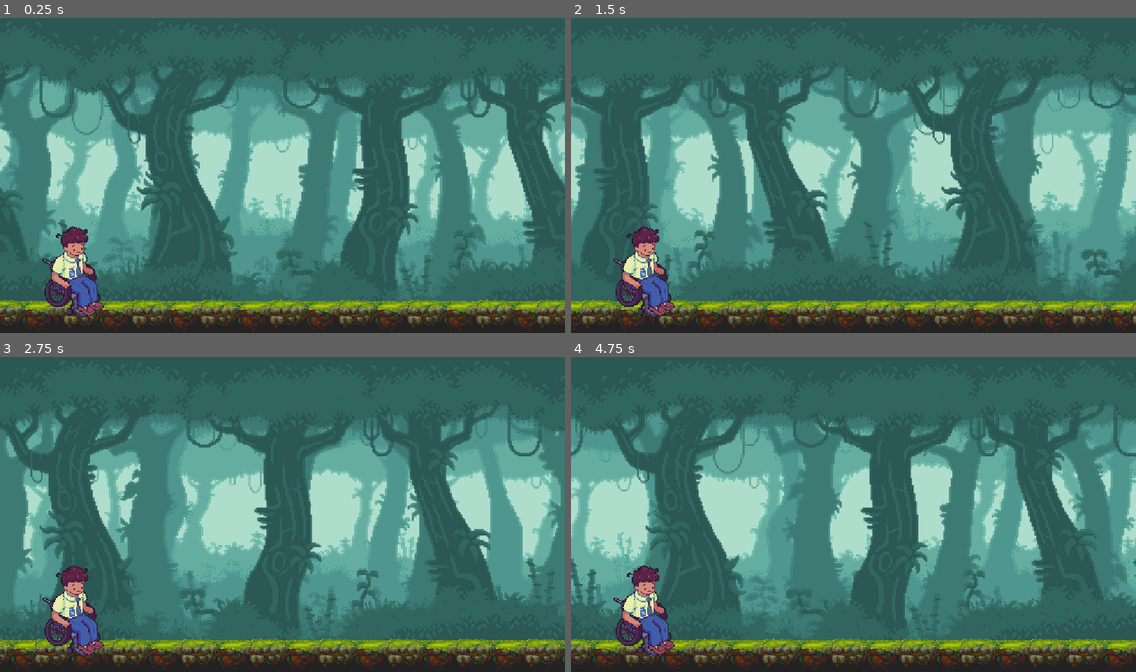
Above: before the commit, frames 1-4 (two rows, left to right).
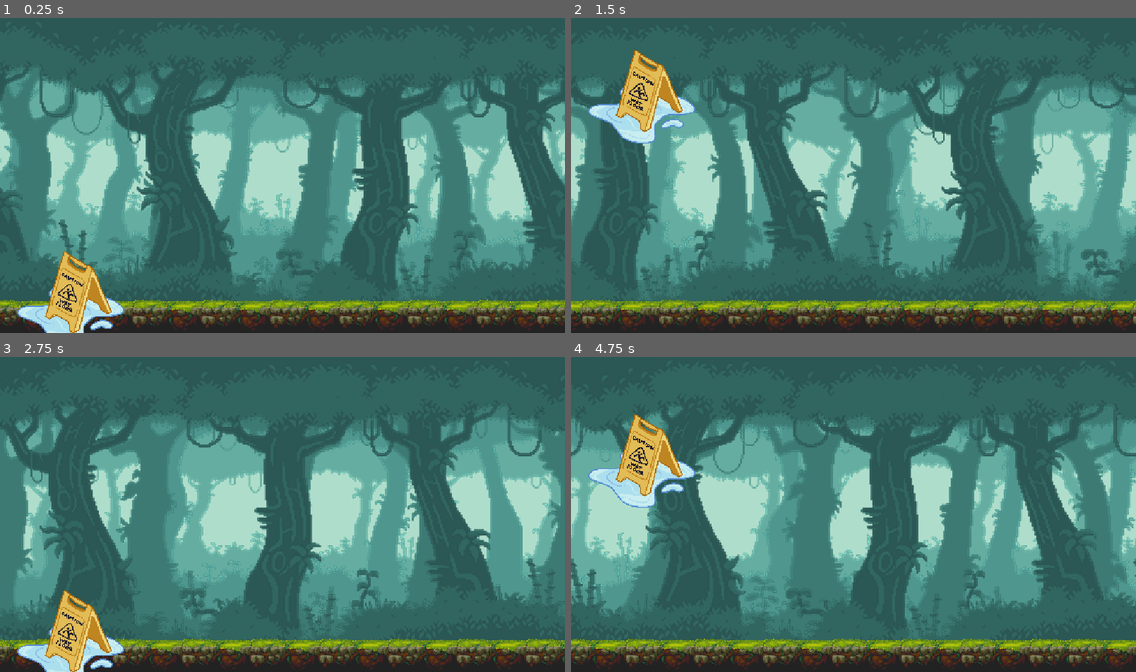
Above: after the commit, the same moments.

Repository: MarkLorens/SeedAcademy
Game: Godot game, scene res://scenes/level_1.tscn
Same seed, same stepped clock (60 frames per second), same inputs: the game is played once before the commit and once after it. This scene is started directly instead of the project's main scene.
Inputs:
- Up to frame 1 (0.25 s): no input
- Up to frame 2 (1.5 s): tap Enter (ui_accept) at 0.5, 0.6, 0.77, 1.07, 1.35 s
- Up to frame 3 (2.75 s): tap Enter (ui_accept) at 1.52, 1.82, 2.1 s
- Up to frame 4 (4.75 s): tap Enter (ui_accept) at 2.85, 3.02, 3.32, 3.6, 3.77, 4.07, 4.35, 4.52 s

The runs differ from the first frame. In frame 1, 3.0% of the frame differs, in the area x 3-22%, y 66-100%; in frame 2, 4.4%; in frame 3, 3.0%; in frame 4, 4.4%, in the area x 3-22%, y 18-96%.

Commit message:
forms are in enum

Diff:
--- /dev/null
+++ b/form_tres/ape.tres
@@ -0,0 +1,15 @@
+[gd_resource type="Resource" script_class="FormData" format=3 uid="uid://dskh4tkuuj6ee"]
+
+[ext_resource type="Script" uid="uid://drp47dq265ee" path="res://scripts/form_actions/ape_action.gd" id="1_0syon"]
+[ext_resource type="Script" uid="uid://bx2hrhh8teetw" path="res://scripts/resource/FormData.gd" id="1_6j8ln"]
+[ext_resource type="Texture2D" uid="uid://dr4h670hpajk8" path="res://assets/temporary_assets_danu_no_judge/Player_Resized.png" id="2_a5g63"]
+
+[sub_resource type="Resource" id="Resource_surk0"]
+script = ExtResource("1_0syon")
+metadata/_custom_type_script = "uid://drp47dq265ee"
+
+[resource]
+script = ExtResource("1_6j8ln")
+form_name = "ape"
+form_texture = ExtResource("2_a5g63")
+action_script = SubResource("Resource_surk0")
--- /dev/null
+++ b/form_tres/falcon.tres
@@ -0,0 +1,17 @@
+[gd_resource type="Resource" script_class="FormData" format=3 uid="uid://dex1t3kuntlgn"]
+
+[ext_resource type="Script" uid="uid://bx2hrhh8teetw" path="res://scripts/resource/FormData.gd" id="1_bcf0k"]
+[ext_resource type="Script" uid="uid://b3oujte8eps7m" path="res://scripts/form_actions/falcon_action.gd" id="1_surk0"]
+[ext_resource type="Texture2D" uid="uid://eo3yral5qnqf" path="res://assets/temporary_assets_danu_no_judge/caution_wet_floor_w.PNG" id="2_htlcp"]
+
+[sub_resource type="Resource" id="Resource_htlcp"]
+script = ExtResource("1_surk0")
+metadata/_custom_type_script = "uid://b3oujte8eps7m"
+
+[resource]
+script = ExtResource("1_bcf0k")
+form_name = "falcon"
+form_texture = ExtResource("2_htlcp")
+jump_speed = -1600.0
+gravity_scale = 0.7
+action_script = SubResource("Resource_htlcp")
--- /dev/null
+++ b/form_tres/human.tres
@@ -0,0 +1,16 @@
+[gd_resource type="Resource" script_class="FormData" format=3 uid="uid://dleraek6mun4q"]
+
+[ext_resource type="Script" uid="uid://cvugvvj2wftdk" path="res://scripts/form_actions/human_action.gd" id="1_bv8e0"]
+[ext_resource type="Script" uid="uid://bx2hrhh8teetw" path="res://scripts/resource/FormData.gd" id="1_mm5lq"]
+[ext_resource type="Texture2D" uid="uid://cnnp4naw7hmmh" path="res://assets/temporary_assets_danu_no_judge/Player_Wheelchair_Resized.png" id="2_6inmp"]
+
+[sub_resource type="Resource" id="Resource_c0gsl"]
+script = ExtResource("1_bv8e0")
+metadata/_custom_type_script = "uid://cvugvvj2wftdk"
+
+[resource]
+script = ExtResource("1_mm5lq")
+form_name = "human"
+form_texture = ExtResource("2_6inmp")
+jump_speed = -1500.0
+action_script = SubResource("Resource_c0gsl")
--- a/scenes/level_1.tscn
+++ b/scenes/level_1.tscn
@@ -4,6 +4,10 @@
 [ext_resource type="PackedScene" uid="uid://rs7301aqj778" path="res://props/jungle_stage/JungleBackground.tscn" id="1_014kd"]
 [ext_resource type="PackedScene" uid="uid://bbpcdppcyqs2g" path="res://props/jungle_stage/JungleGround.tscn" id="2_rus8k"]
 [ext_resource type="PackedScene" uid="uid://c5sym1ls2gkxb" path="res://props/player_forms/Player.tscn" id="3_5xbjy"]
+[ext_resource type="Script" uid="uid://bx2hrhh8teetw" path="res://scripts/resource/FormData.gd" id="5_15mv3"]
+[ext_resource type="Resource" uid="uid://dleraek6mun4q" path="res://form_tres/human.tres" id="6_e3sih"]
+[ext_resource type="Resource" uid="uid://dskh4tkuuj6ee" path="res://form_tres/ape.tres" id="7_2y5yt"]
+[ext_resource type="Resource" uid="uid://dex1t3kuntlgn" path="res://form_tres/falcon.tres" id="8_2os1m"]
 
 [node name="Level1" type="Node" unique_id=257814844 node_paths=PackedStringArray("Player", "Camera", "Background", "Ground")]
 script = ExtResource("1_4nkto")
@@ -17,6 +21,7 @@
 [node name="JungleGround" parent="." unique_id=392869593 instance=ExtResource("2_rus8k")]
 
 [node name="Player" parent="." unique_id=1742630827 instance=ExtResource("3_5xbjy")]
+forms = Array[ExtResource("5_15mv3")]([ExtResource("6_e3sih"), ExtResource("7_2y5yt"), ExtResource("8_2os1m")])
 
 [node name="Camera2D" type="Camera2D" parent="." unique_id=1500401102]
 position = Vector2(576, 324)
--- /dev/null
+++ b/scripts/FormAction.gd
@@ -0,0 +1,5 @@
+extends Resource
+class_name FormAction
+
+func execute(_player: CharacterBody2D, _form: FormData) -> void:
+	pass
--- a/scripts/PlayerMovement.gd
+++ b/scripts/PlayerMovement.gd
@@ -1,41 +1,26 @@
 extends CharacterBody2D
 
 const GRAVITY: int = 4200
-const JUMP_SPEED: int = -1800
-var max_jump_height: float = 0.0
 
-# Forms
-enum Form {
-	HUMAN,
-	APE,
-	FALCON
-}
-var current_form: Form = Form.HUMAN
+@export var forms: Array[FormData] = []
+var current_form_index: int = 0
+var current_form: FormData
 
 func _ready() -> void:
 	$AttackCol.hide()
+	set_form(2)
+
+func set_form(index: int) -> void:
+	current_form_index = index
+	current_form = forms[index]
+	$Sprite2D.texture = current_form.form_texture
 
 func _physics_process(delta: float) -> void:
-	velocity.y += GRAVITY * delta
+	velocity.y += GRAVITY * current_form.gravity_scale * delta
 
 	if Input.is_action_just_pressed("ui_accept"):
-		match current_form:
-			Form.HUMAN:
-				human_action()
-			Form.APE:
-				ape_action()
-			Form.FALCON:
-				falcon_action()
+		current_form.action_script.execute(self, current_form)
+
+
+
 	move_and_slide()
-
-func human_action() -> void:
-	if is_on_floor():
-		velocity.y = JUMP_SPEED
-
-func ape_action() -> void:
-	$AttackCol.show()
-	await get_tree().create_timer(1.0).timeout
-	$AttackCol.hide()
-
-func falcon_action() -> void:
-	velocity.y = JUMP_SPEED
--- /dev/null
+++ b/scripts/form_actions/ape_action.gd
@@ -0,0 +1,7 @@
+extends FormAction
+class_name ApeAction
+
+func execute(player: CharacterBody2D, _form: FormData) -> void:
+	player.get_node("AttackCol").show()
+	await player.get_tree().create_timer(1.0).timeout
+	player.get_node("AttackCol").hide()
--- /dev/null
+++ b/scripts/form_actions/falcon_action.gd
@@ -0,0 +1,5 @@
+extends FormAction
+class_name FalconAction
+
+func execute(player: CharacterBody2D, form: FormData) -> void:
+	player.velocity.y = form.jump_speed
--- /dev/null
+++ b/scripts/form_actions/human_action.gd
@@ -0,0 +1,6 @@
+extends FormAction
+class_name HumanAction
+
+func execute(player: CharacterBody2D, form: FormData) -> void:
+	if player.is_on_floor():
+		player.velocity.y = form.jump_speed
--- /dev/null
+++ b/scripts/resource/FormData.gd
@@ -0,0 +1,9 @@
+extends Resource
+class_name FormData
+
+@export var form_name: String = ""
+@export var form_texture: Texture2D
+@export var attack_col_enabled: bool = false
+@export var jump_speed: float = 0
+@export var gravity_scale: float = 1.0
+@export var action_script: FormAction
Not shown, added: scripts/FormAction.gd.uid
Not shown, added: scripts/form_actions/ape_action.gd.uid
Not shown, added: scripts/form_actions/falcon_action.gd.uid
Not shown, added: scripts/form_actions/human_action.gd.uid
Not shown, added: scripts/resource/FormData.gd.uid
